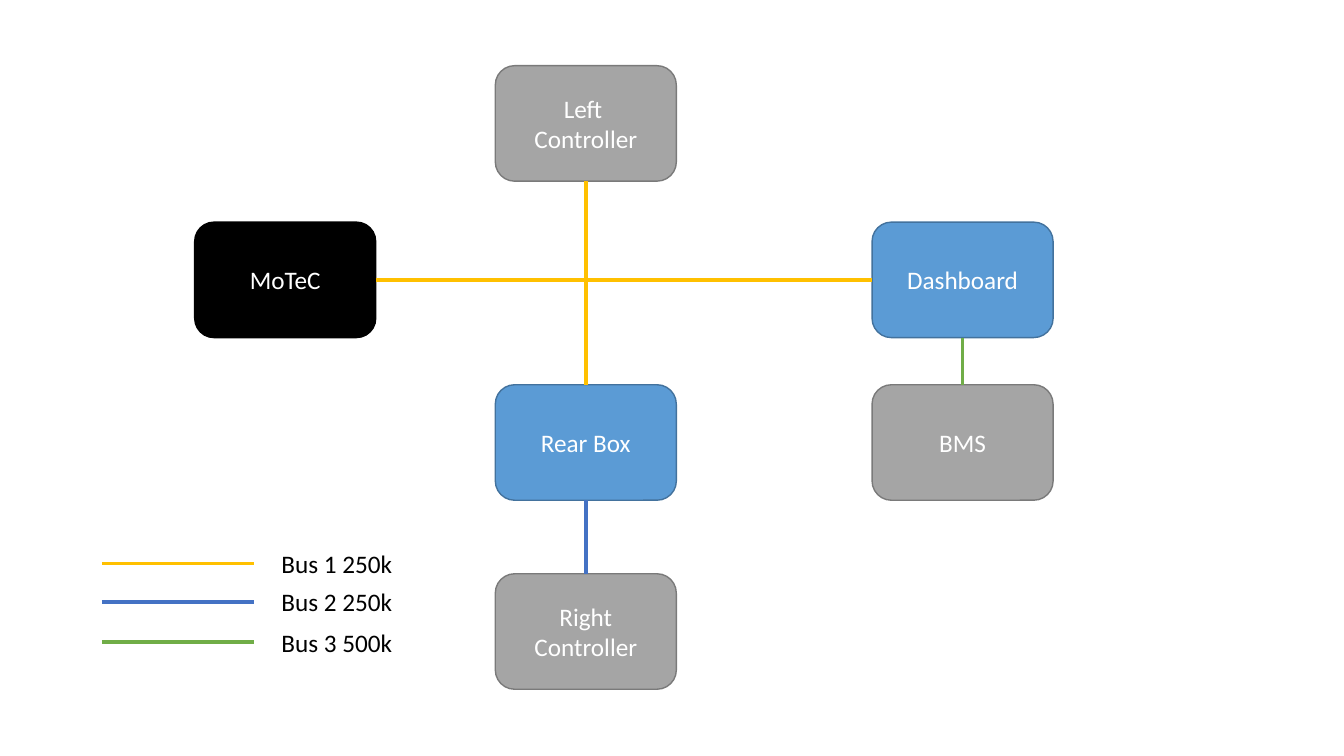
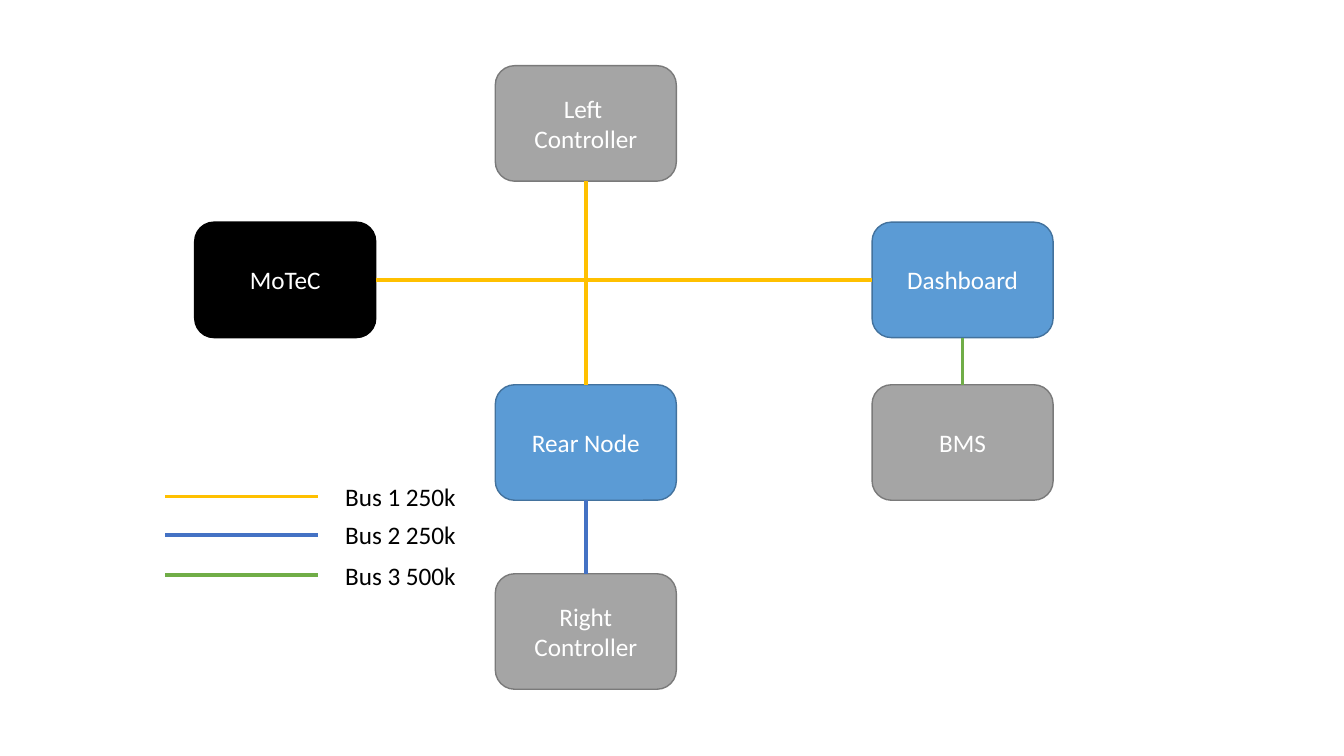
Before and after one commit to MatthewWhitworth/NURacing, a slide deck: slide 1 of CANBUS/EV2/CAN Layout.pptx. Drawn at 1344x756 pixels with LibreOffice and Linux fonts; fonts in the diff are those of the drawing. Boxes give left, top, right and bottom in pixels: in the first picture for what was removed or moved away, otherwise in the second. Text is boxed around its words. In the diff, an @@ line names an element or a change of style, - is before the commit and + after.

```diff
--- a/CANBUS/EV2/CAN Layout.pptx
+++ b/CANBUS/EV2/CAN Layout.pptx
@@ text in rounded rectangle at [532,434,639,452]: text changed @@
-Rear Box
+Rear Node
@@ text "Bus 2 250k": place and size @@
-text "Bus 2 250k" at [281,593,392,612]
+text "Bus 2 250k" at [345,526,456,545]
@@ 3 lines, 2 texts: place and size @@
-3 lines, 2 texts at [102,555,392,653]
+3 lines, 2 texts at [165,488,456,586]
```
Also in this commit, not shown: 1 other file.
